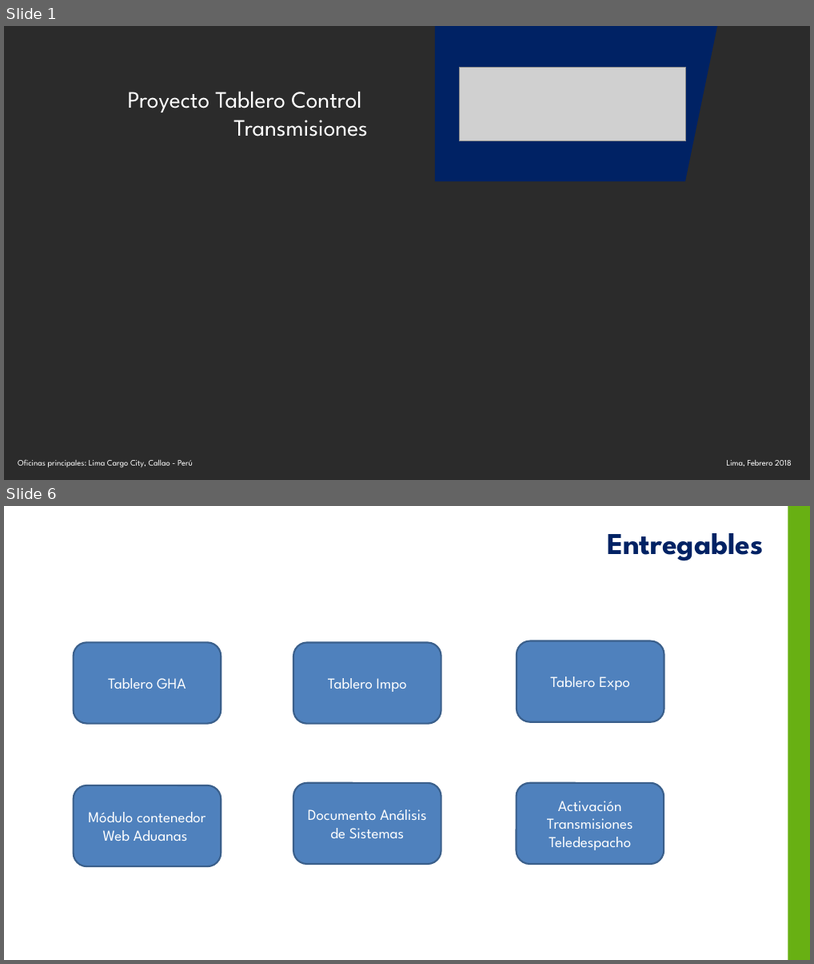
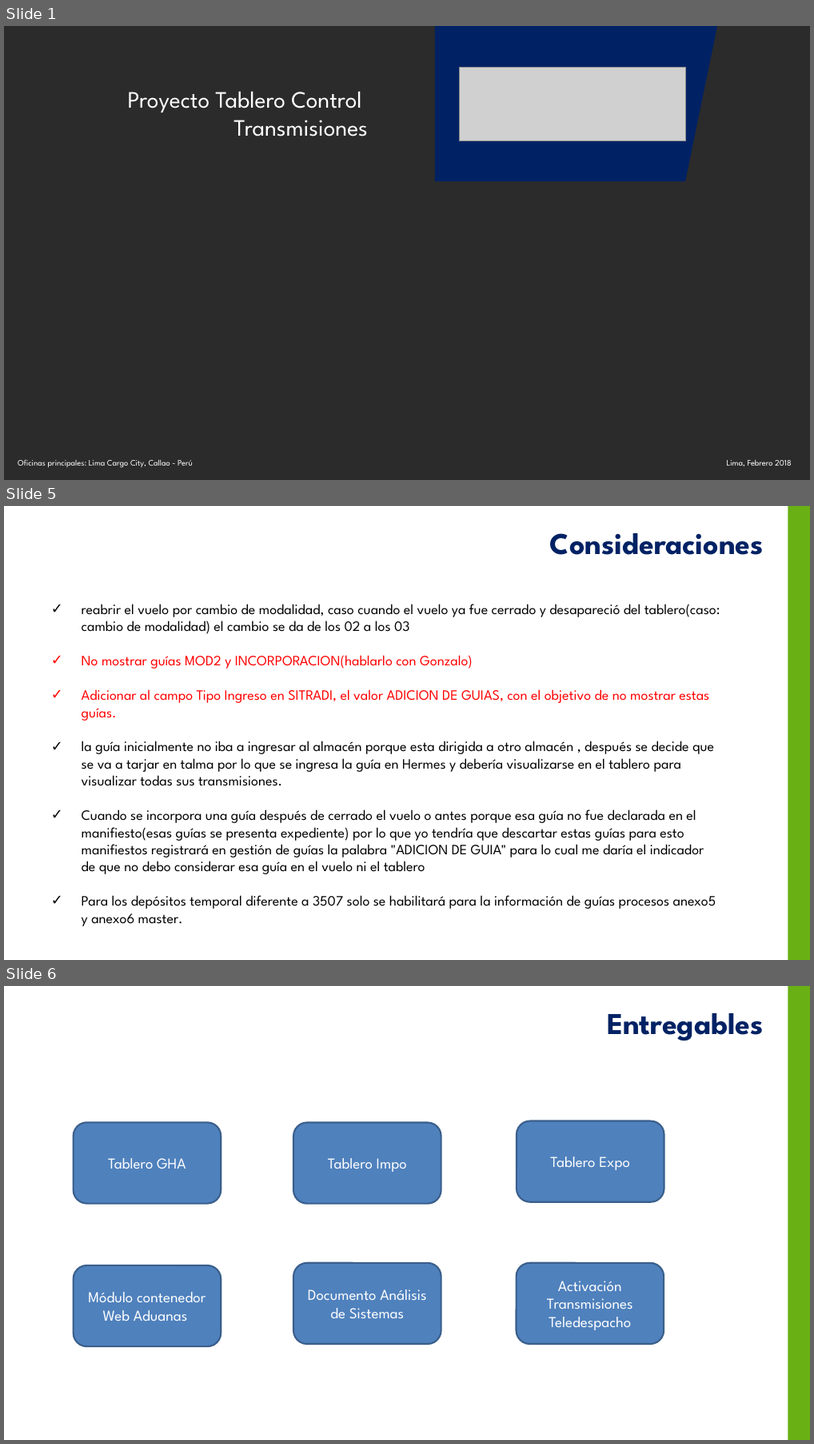
Before and after one commit to yahck/pyTransmisionesTalma, a slide deck: Documentos/ControlTransmisionesV1.0.pptx. Shown one above the other, each under a label of ours: slides 1 and 6 before the commit, slides 1, 5 and 6 after it; the slides between them are not shown. The pictures are 814x964 and 814x1444 pixels, drawn with LibreOffice and Linux fonts; fonts in the diff are those of the drawing; grey boxes stand for pictures; background and template pictures are left out; a plain dark background stands for a picture behind light text. Boxes give left, top, right and bottom in pixels: in the first picture for what was removed or moved away, otherwise in the second. Text is boxed around its words. In the diff, an @@ line names an element or a change of style, - is before the commit and + after.

```diff
--- a/Documentos/ControlTransmisionesV1.0.pptx
+++ b/Documentos/ControlTransmisionesV1.0.pptx
@@ slide 5 added at (4, 506, 810, 960), background #FFFFFF; not listed: 1 template element that a slide beside it also shows @@
@@ text added at (550, 533, 764, 555), 36 pt, text #002264, bold @@
+Consideraciones
@@ text added at (82, 604, 721, 926), 17 pt, text #000000 @@
+✓ reabrir el vuelo por cambio de modalidad, caso cuando el vuelo ya fue cerrado y desapareció del tablero(caso: cambio de modalidad) el cambio se da de los 02 a los 03
+✓ No mostrar guías MOD2 y INCORPORACION(hablarlo con Gonzalo)
+✓ Adicionar al campo Tipo Ingreso en SITRADI, el valor ADICION DE GUIAS, con el objetivo de no mostrar estas guías.
+✓ la guía inicialmente no iba a ingresar al almacén porque esta dirigida a otro almacén , después se decide que se va a tarjar en talma por lo que se ingresa la guía en Hermes y debería visualizarse en el tablero para visualizar todas sus transmisiones.
+✓ Cuando se incorpora una guía después de cerrado el vuelo o antes porque esa guía no fue declarada en el manifiesto(esas guías se presenta expediente) por lo que yo tendría que descartar estas guías para esto manifiestos registrará en gestión de guías la palabra "ADICION DE GUIA" para lo cual me daría el indicador de que no debo considerar esa guía en el vuelo ni el tablero
+✓ Para los depósitos temporal diferente a 3507 solo se habilitará para la información de guías procesos anexo5 y anexo6 master.
```
Also in this commit, not shown: 3 slides changed, 4 other slides added, 3 slides removed, 6 other files.
